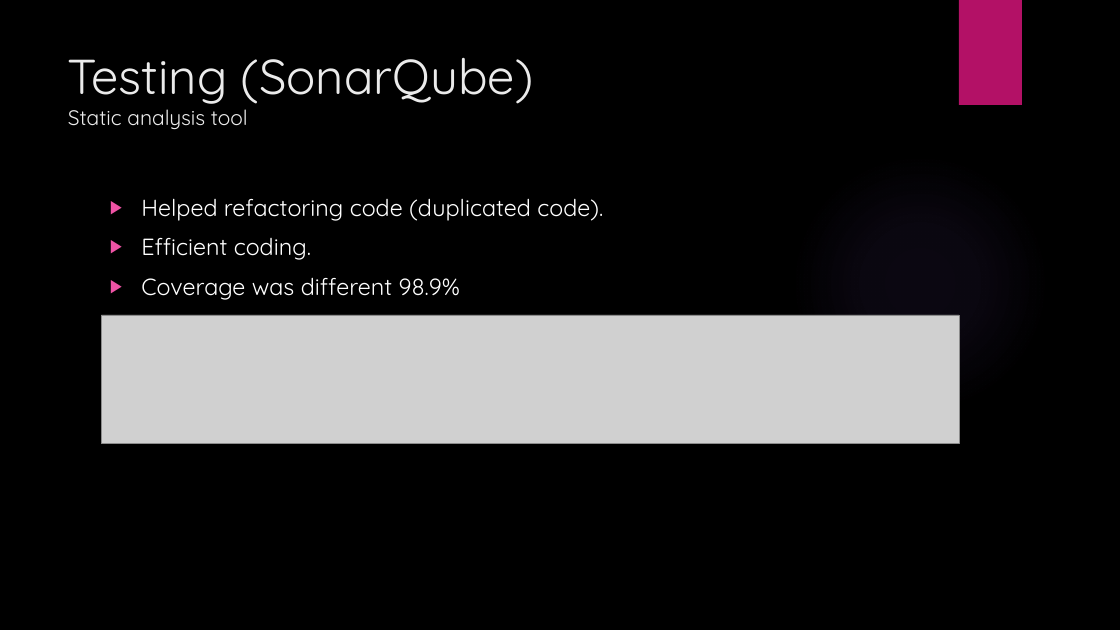
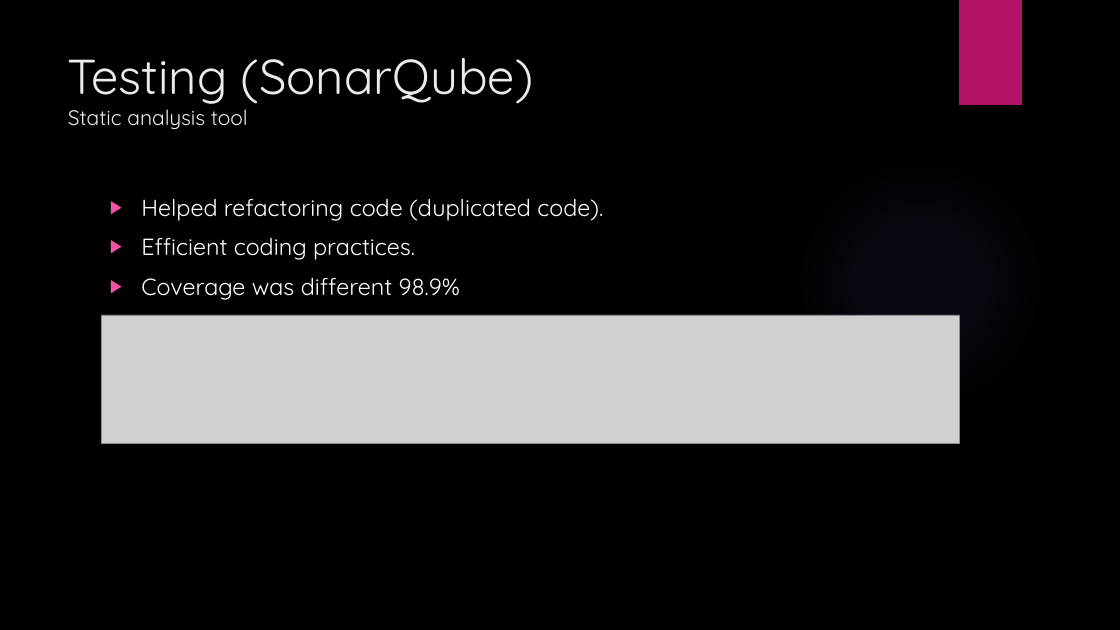
Before and after one commit to ashkl/HWA-CarModTracker, a slide deck: slide 6 of Documentation/HWA Project.pptx. Drawn at 1120x630 pixels with LibreOffice and Linux fonts; fonts in the diff are those of the drawing; grey boxes stand for pictures; background and template pictures are left out. Boxes give left, top, right and bottom in pixels: in the first picture for what was removed or moved away, otherwise in the second. Text is boxed around its words. In the diff, an @@ line names an element or a change of style, - is before the commit and + after.

```diff
--- a/Documentation/HWA Project.pptx
+++ b/Documentation/HWA Project.pptx
@@ text at bbox=[141, 238, 415, 260]: text changed @@
-▶ Efficient coding.
+▶ Efficient coding practices.
```
Also in this commit, not shown: 1 other slide changed, 2 other files.
